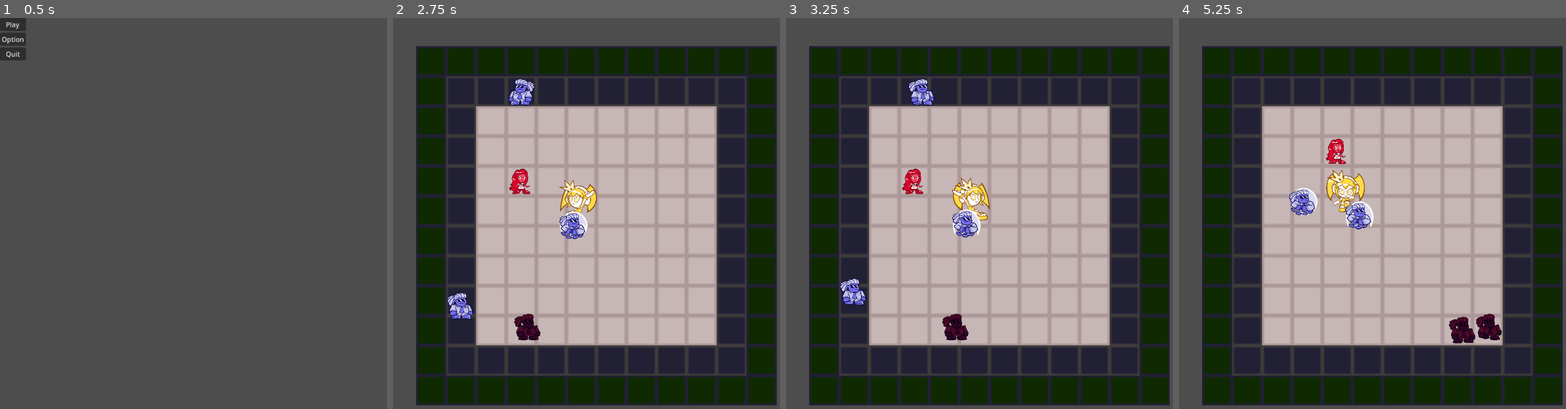
Above: before the commit, frames 1-4 (left to right).
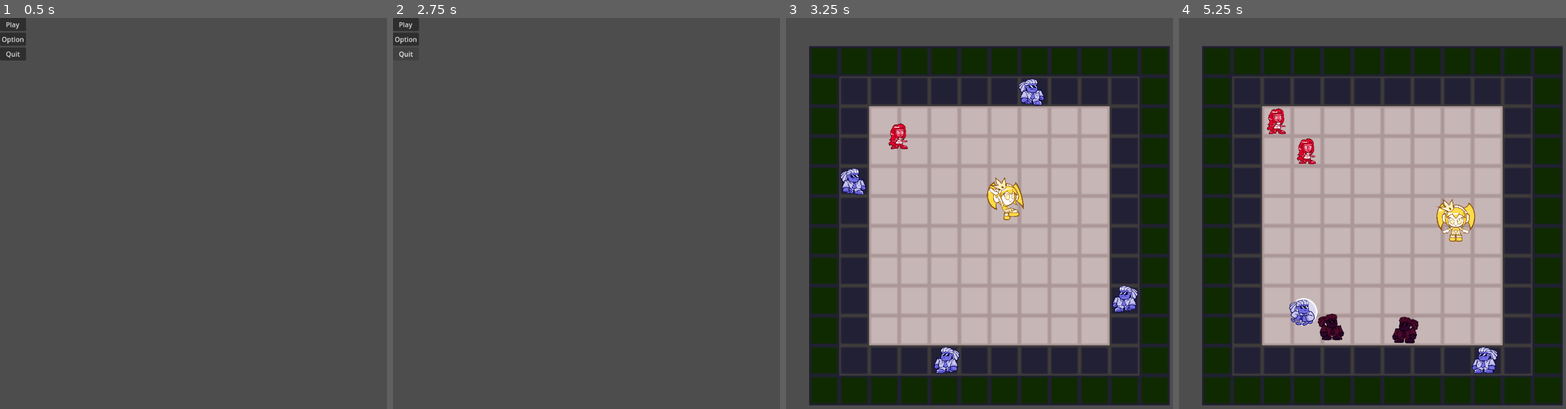
Above: after the commit, the same moments.

Repository: smarty-304/StandStandRev
Game: Godot game, scene res://Scenes/menu.tscn
The game is run twice, just before and just after one commit, with the same random seed, the same clock (stepped at 60 frames per second) and the same inputs.
Inputs (mouse positions are in pixels of both pictures, inside the frame that each line leads up to):
- Up to frame 1 (0.5 s): no input
- Up to frame 2 (2.75 s): click "Play" at 0.5 s; hold D (right) 1.28-2.03 s; hold S (down) from 2.03 s (still down)
- Up to frame 3 (3.25 s): release S (down) at 2.75 s; click (797, 25) at 2.75 s, where only the run after the commit has a clickable "Play"
- Up to frame 4 (5.25 s): hold D (right) 3.53-4.28 s; hold W (up) 4.28-5.03 s; hold A (left) from 5.03 s (still down)

Frame 1 is identical in both runs. In frame 2, 82% of the frame differs, in the area x 0-100%, y 0-100%; in frame 3, 4.3%; in frame 4, 5.0%.

Commit message:
added win and Loose conditions

Diff:
--- a/Scenes/main.tscn
+++ b/Scenes/main.tscn
@@ -69,16 +69,10 @@
 [node name="minis4" parent="allMinis" instance=ExtResource("4_ulhwl")]
 position = Vector2(0, 0)
 
-[node name="minis5" parent="allMinis" instance=ExtResource("4_ulhwl")]
-position = Vector2(0, 0)
-
 [node name="minis6" parent="allMinis" instance=ExtResource("4_ulhwl")]
 position = Vector2(0, 0)
 
 [node name="minis2" parent="allMinis" instance=ExtResource("4_ulhwl")]
-position = Vector2(0, 0)
-
-[node name="minis3" parent="allMinis" instance=ExtResource("4_ulhwl")]
 position = Vector2(0, 0)
 
 [node name="BullyLeft" parent="." instance=ExtResource("5_65wrh")]
@@ -113,4 +107,9 @@
 directionDash = Vector2(0, -1)
 directionRegular = Vector2(-1, 0)
 
+[connection signal="queenTouch" from="Queen" to="." method="_on_queen_queen_touch"]
+[connection signal="iGotHit" from="allMinis/minis" to="allMinis" method="_on_minis_i_got_hit"]
+[connection signal="iGotHit" from="allMinis/minis4" to="allMinis" method="_on_minis_4_i_got_hit"]
+[connection signal="iGotHit" from="allMinis/minis6" to="allMinis" method="_on_minis_6_i_got_hit"]
+[connection signal="iGotHit" from="allMinis/minis2" to="allMinis" method="_on_minis_2_i_got_hit"]
 [connection signal="bully_touches_smth" from="BullyLeft" to="." method="_on_bully_bully_touches_smth"]
--- a/Scenes/queen.tscn
+++ b/Scenes/queen.tscn
@@ -115,7 +115,6 @@
 position = Vector2(0, 1.33333)
 scale = Vector2(0.995006, 1)
 shape = SubResource("RectangleShape2D_s1xwr")
-disabled = true
 debug_color = Color(0.715439, 0.475575, 0.232695, 0.42)
 
 [connection signal="body_entered" from="Area2D" to="." method="_on_area_2d_body_entered"]
--- a/Scripts/Main.gd
+++ b/Scripts/Main.gd
@@ -99,3 +99,12 @@
 
 func GetGlobalPosFromTileValue(value):
 	return tile_map.map_to_local(Vector2i(value,value)).x
+
+
+func _on_minis_3_i_got_hit():
+	pass # Replace with function body.
+
+
+func _on_queen_queen_touch(body):
+	print("you Loose")
+	get_tree().change_scene_to_file("res://Scenes/menu.tscn")
--- a/Scripts/Mini.gd
+++ b/Scripts/Mini.gd
@@ -2,6 +2,8 @@
 @onready var tile_map = $"../../TileMap"
 
 @onready var timer = $Timer
+
+signal iGotHit(i)
 
 
 # Called when the node enters the scene tree for the first time.
@@ -52,4 +54,5 @@
 
 
 func _on_body_entered(body):
+	iGotHit.emit(self)
 	queue_free()
--- a/Scripts/Queen.gd
+++ b/Scripts/Queen.gd
@@ -102,4 +102,3 @@
 
 func _on_area_2d_body_entered(body):
 	queenTouch.emit(body)
-	get_tree().reload_current_scene()
--- a/Scripts/allMinis.gd
+++ b/Scripts/allMinis.gd
@@ -1,13 +1,36 @@
 extends Node2D
 var children = []
 
-# Called when the node enters the scene tree for the first time.
 func _ready():
-	for i in self.get_children():
-		children.append(i)
-		print(children)
+	for child in self.get_children():
+		children.append(child)
 
 
-# Called every frame. 'delta' is the elapsed time since the previous frame.
-func _process(delta):
-	pass
+
+
+func _on_minis_i_got_hit(i):
+	children.erase(i)
+	if children.is_empty():
+		winning()
+
+
+func _on_minis_4_i_got_hit(i):
+	children.erase(i)
+	if children.is_empty():
+		winning()
+
+
+func _on_minis_6_i_got_hit(i):
+	children.erase(i)
+	if children.is_empty():
+		winning()
+
+
+func _on_minis_2_i_got_hit(i):
+	children.erase(i)
+	if children.is_empty():
+		winning()
+
+func winning():
+	print("You won!")
+	get_tree().change_scene_to_file("res://Scenes/menu.tscn")
--- a/default_bus_layout.tres
+++ b/default_bus_layout.tres
@@ -1,7 +1,7 @@
 [gd_resource type="AudioBusLayout" format=3 uid="uid://btnei06a8qoj3"]
 
 [resource]
-bus/0/volume_db = 6.02
+bus/0/volume_db = -28.3339
 bus/1/name = &"Music"
 bus/1/solo = false
 bus/1/mute = false
Not shown, changed: export_presets.cfg
